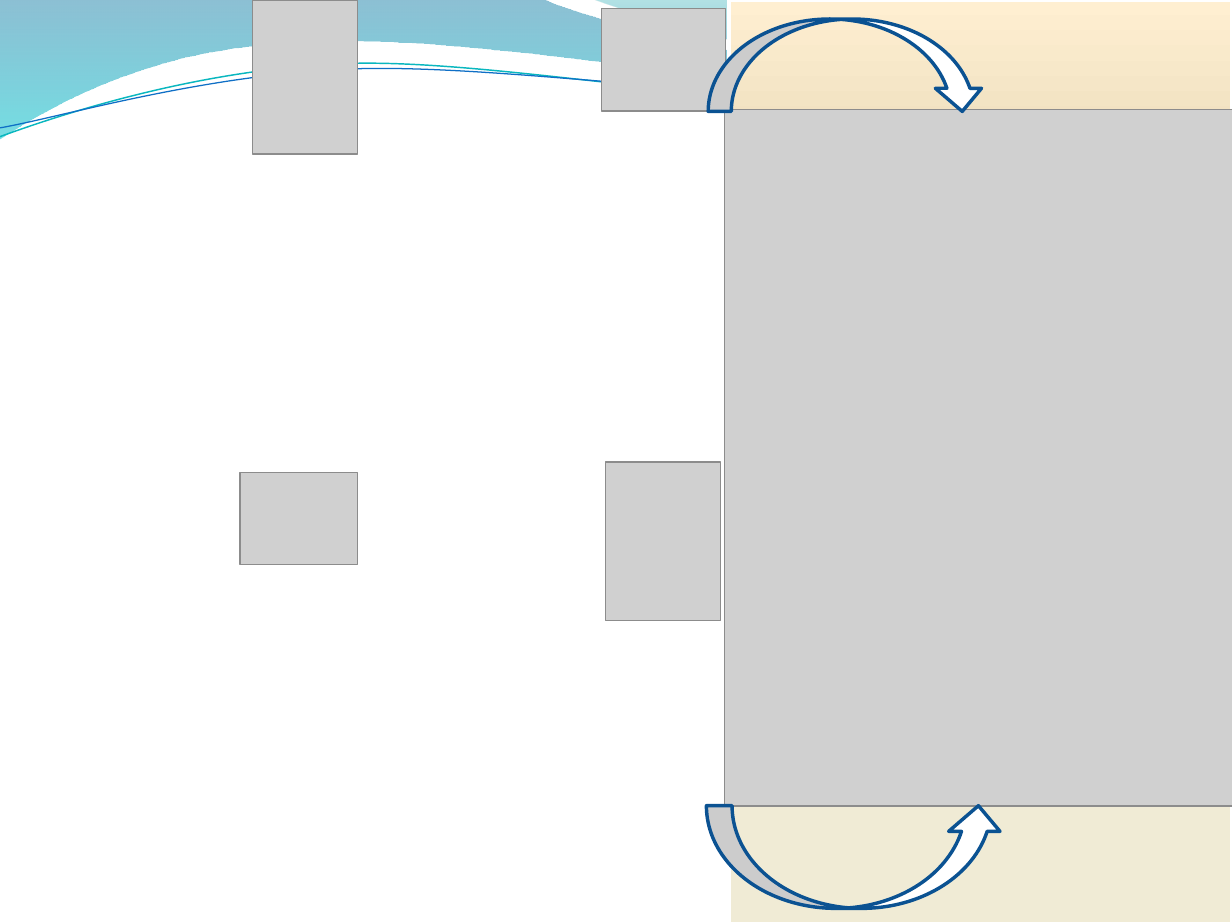
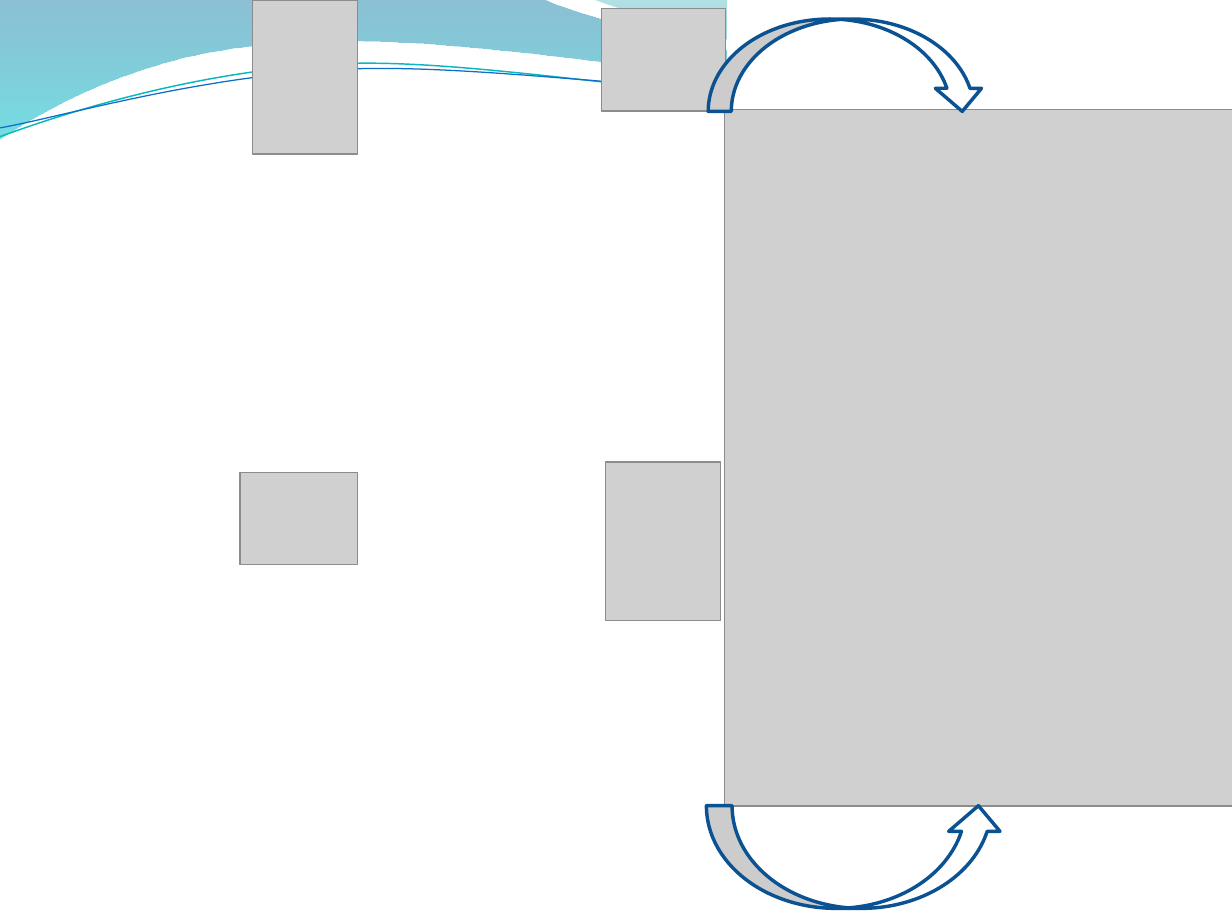
Before and after one commit to ricschuster/R_Workshop_Vienna_2018_02, a slide deck: slide 16 of ppts/Topic 8 Generalized Linear Models.pptx. Drawn at 1232x924 pixels with LibreOffice and Linux fonts; fonts in the diff are those of the drawing; grey boxes stand for pictures; background and template pictures are left out. Boxes give left, top, right and bottom in pixels: in the first picture for what was removed or moved away, otherwise in the second. Text is boxed around its words. In the diff, an @@ line names an element or a change of style, - is before the commit and + after.

```diff
--- a/ppts/Topic 8 Generalized Linear Models.pptx
+++ b/ppts/Topic 8 Generalized Linear Models.pptx
@@ rectangle at [729,0,1232,924]: fill gradient #FFEFD1 to #D1C39F to #F0EBD5 to #FFFFFF @@
```
Also in this commit, not shown: 13 other slides changed, 1 slide removed, 4 other files.
